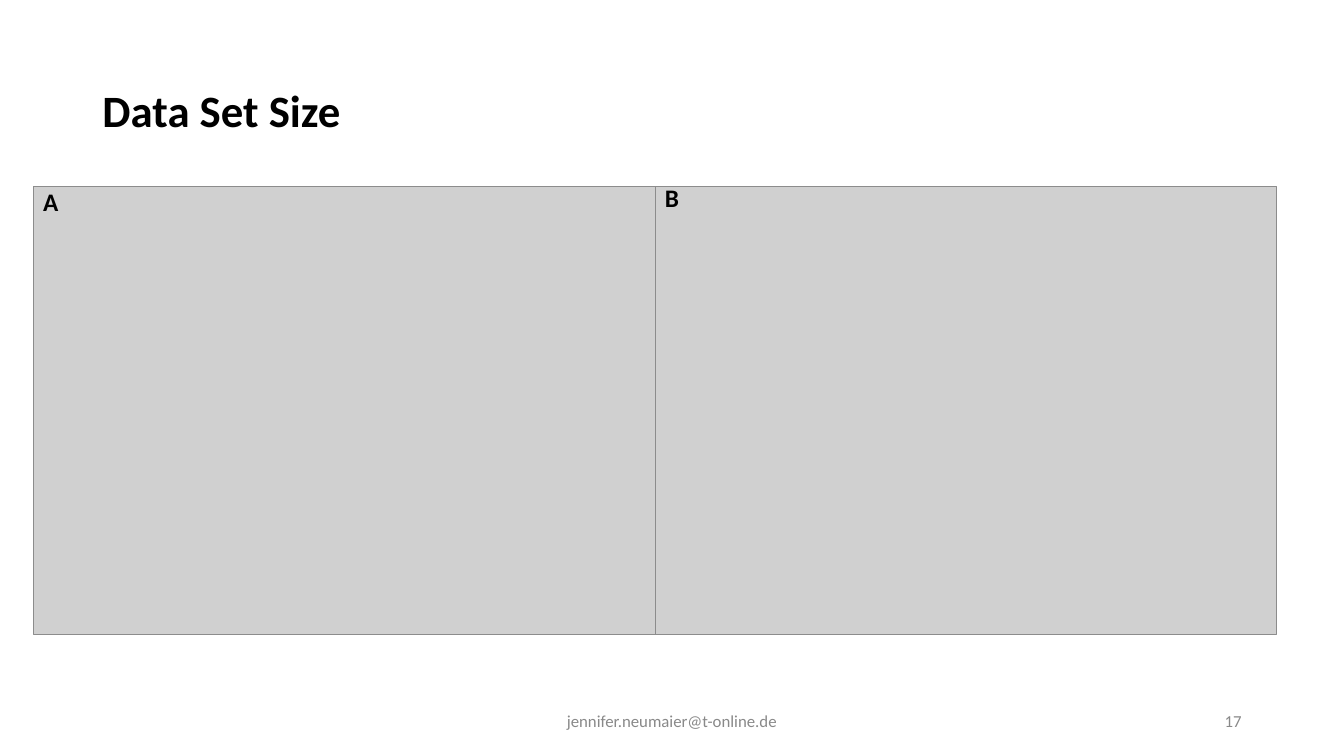
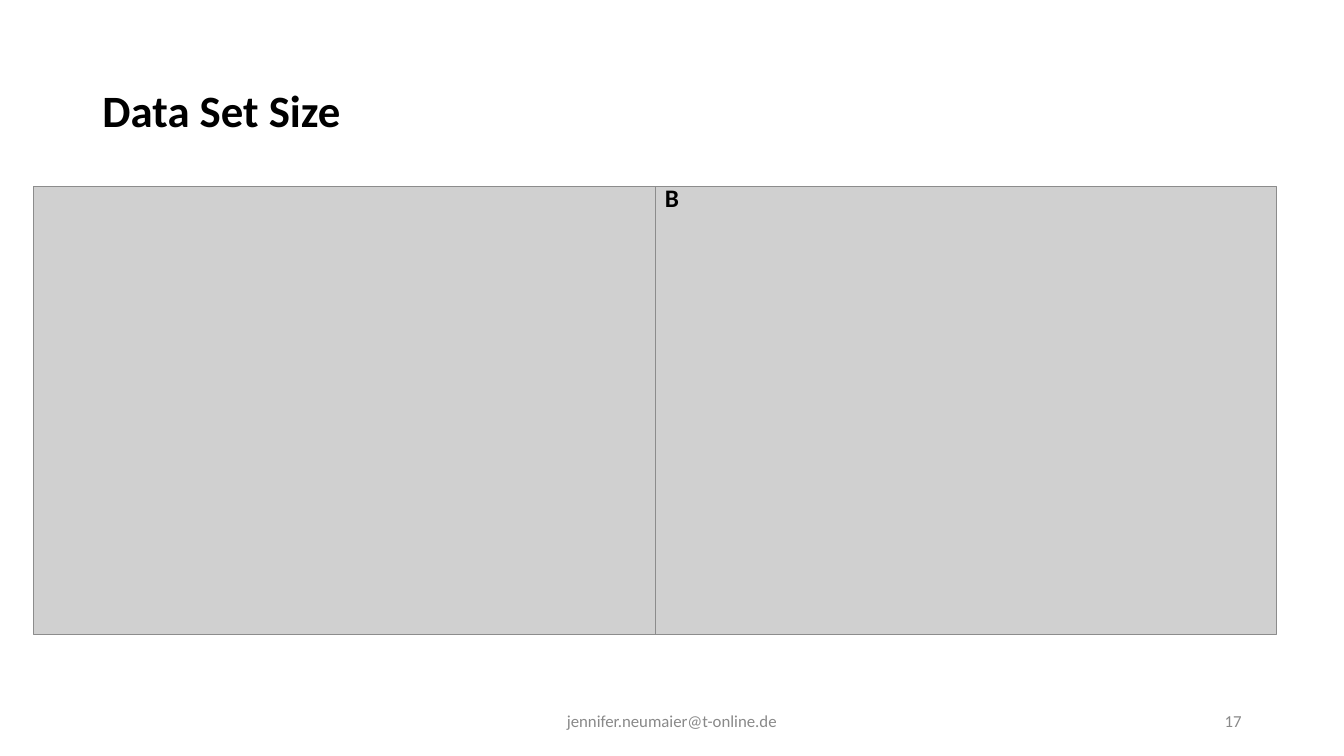
Before and after one commit to JenniferNeumaier/ml_coda, a slide deck: slide 17 of doc/Results for Master Thesis.odp. Drawn at 1344x756 pixels with LibreOffice and Linux fonts; fonts in the diff are those of the drawing; grey boxes stand for pictures. Boxes give left, top, right and bottom in pixels: in the first picture for what was removed or moved away, otherwise in the second. Text is boxed around its words. In the diff, an @@ line names an element or a change of style, - is before the commit and + after.

```diff
--- a/doc/Results for Master Thesis.odp
+++ b/doc/Results for Master Thesis.odp
@@ text removed at (x1=43, y1=194, x2=58, y2=211) @@
-A
```
Also in this commit, not shown: 6 other slides changed, 1 other file.
